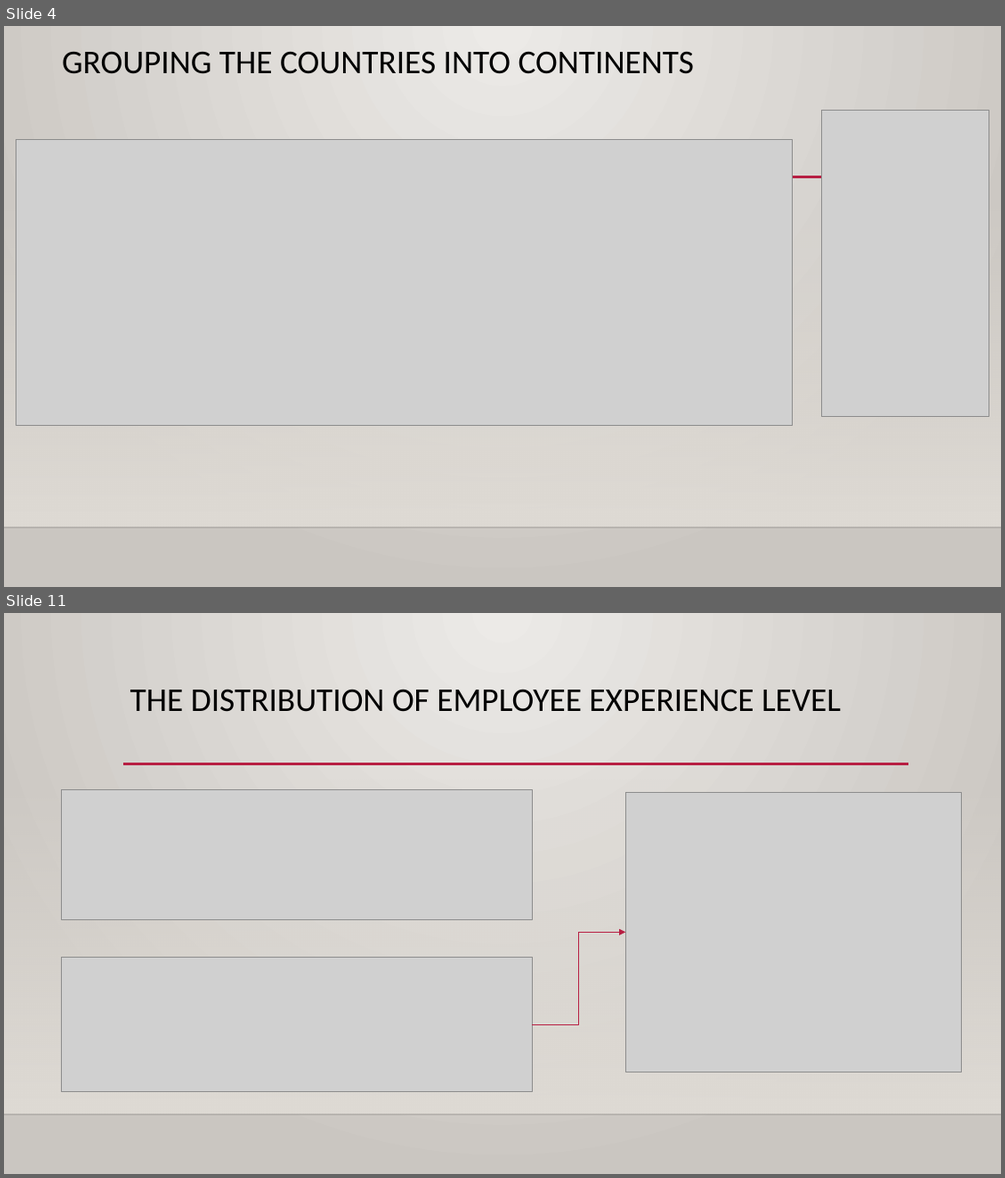
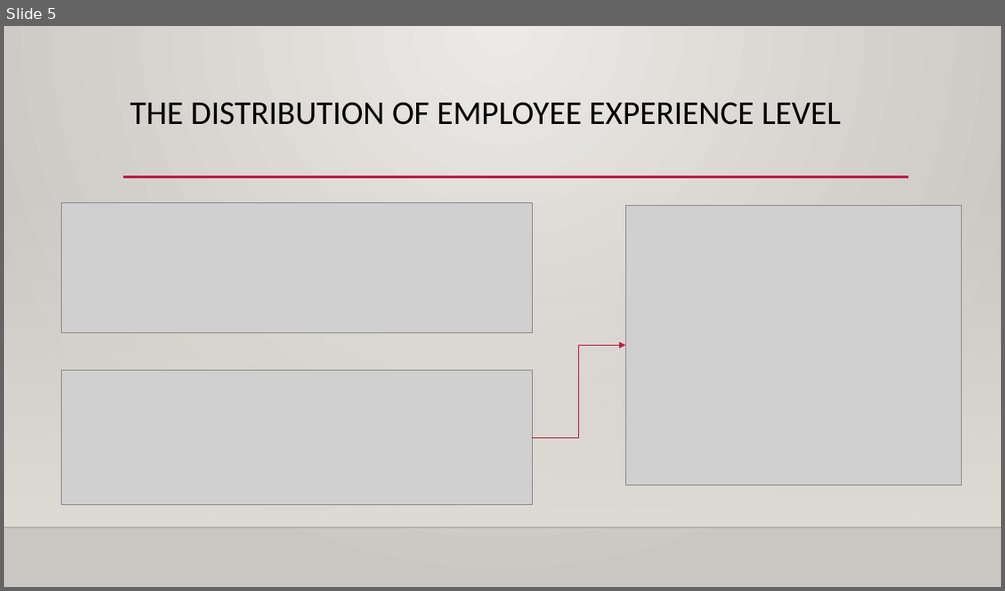
Before and after one commit to Prathima0808/project-one, a slide deck: Project 1 - Presentation Slides.pptx. Shown one above the other, each under a label of ours: slides 4 and 11 before the commit, slide 5 after it; the slides between them are not shown. The pictures are 1005x1178 and 1005x591 pixels, drawn with LibreOffice and Linux fonts; fonts in the diff are those of the drawing; grey boxes stand for pictures; background and template pictures are left out. Boxes give left, top, right and bottom in pixels: in the first picture for what was removed or moved away, otherwise in the second. Text is boxed around its words. In the diff, an @@ line names an element or a change of style, - is before the commit and + after.

```diff
--- a/Project 1 - Presentation Slides.pptx
+++ b/Project 1 - Presentation Slides.pptx
@@ slide 4 removed at bbox=[4, 26, 1001, 587], background gradient #ECEAE7 to #CAC7C1; not listed: 3 template elements that a slide beside it also shows @@
@@ title removed at bbox=[62, 51, 695, 74] @@
-GROUPING THE COUNTRIES INTO CONTINENTS
@@ picture removed at bbox=[822, 110, 989, 417] @@
@@ picture removed at bbox=[16, 140, 793, 426] @@
@@ what was slide 11 is now slide 5 @@
```
Also in this commit, not shown: 3 slides changed, 1 slide added, 7 other slides removed.
